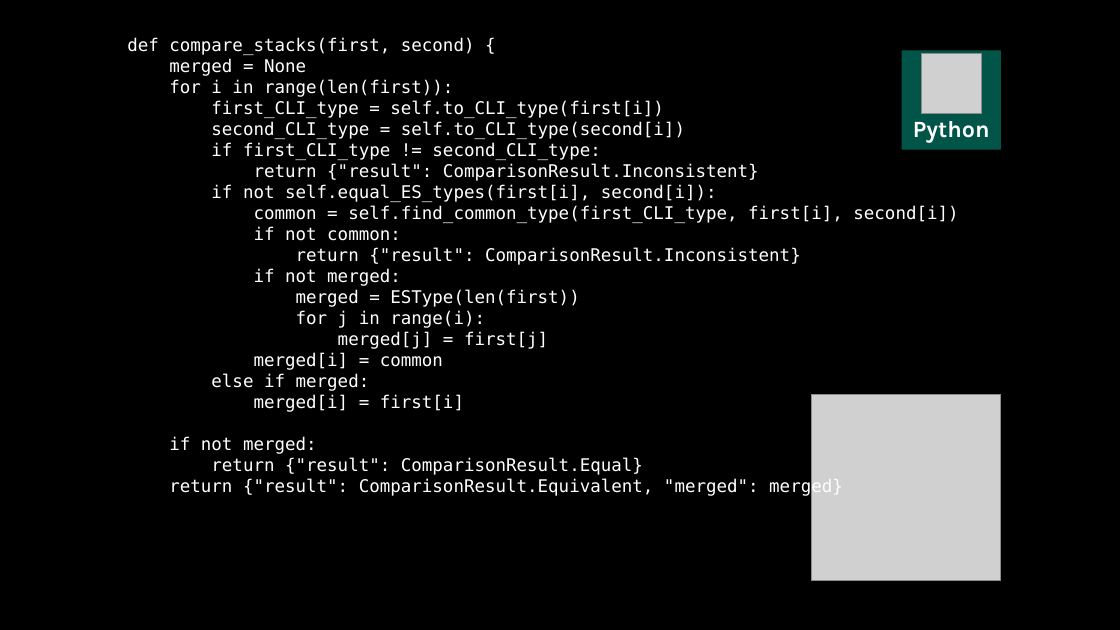
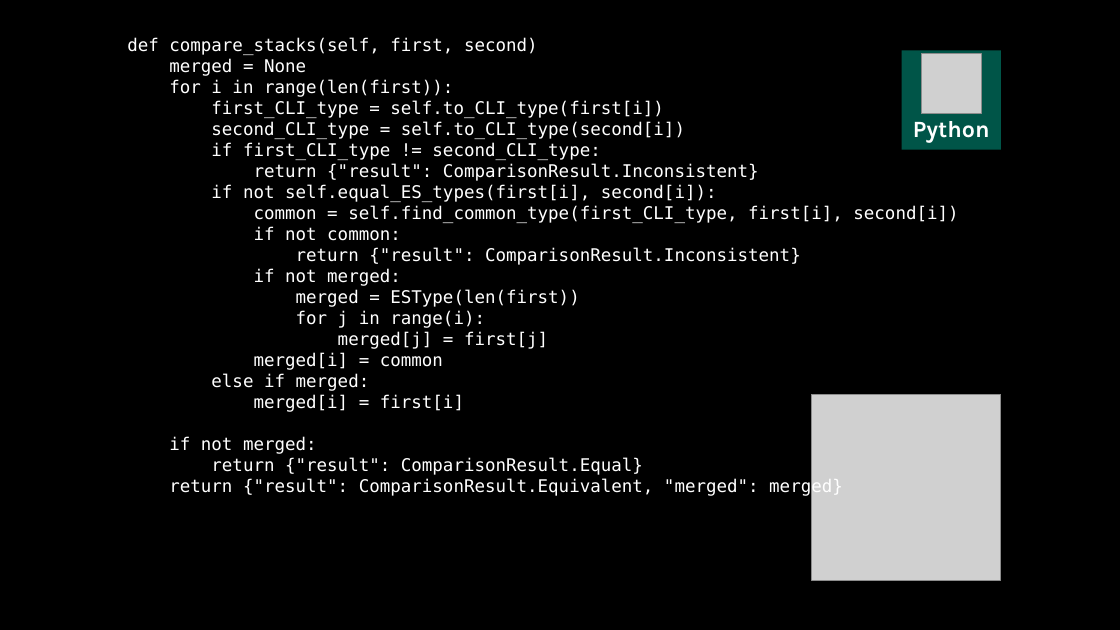
Before and after one commit to kontur-courses/clean-code, a slide deck: slide 63 of clean-code-black.pptx. Drawn at 1120x630 pixels with LibreOffice and Linux fonts; fonts in the diff are those of the drawing; grey boxes stand for pictures. Boxes give left, top, right and bottom in pixels: in the first picture for what was removed or moved away, otherwise in the second. Text is boxed around its words. In the diff, an @@ line names an element or a change of style, - is before the commit and + after.

```diff
--- a/clean-code-black.pptx
+++ b/clean-code-black.pptx
@@ text at <box>127,38,538,55</box>: text changed @@
-def compare_stacks(first, second) {
+def compare_stacks(self, first, second)
```
Also in this commit, not shown: 2 other slides changed, 2 other files.
